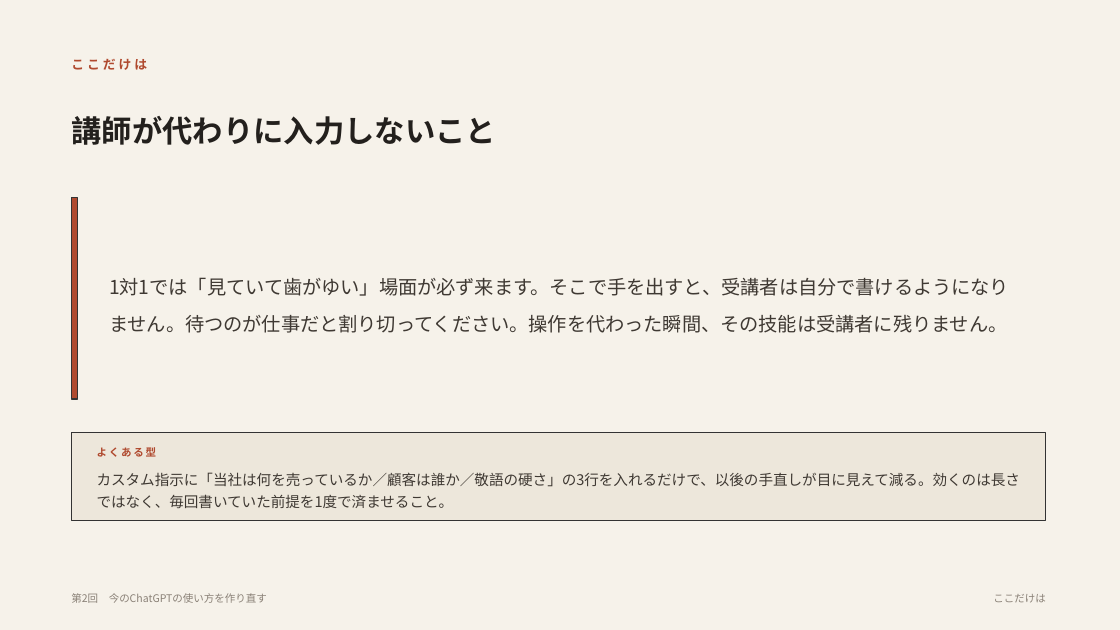
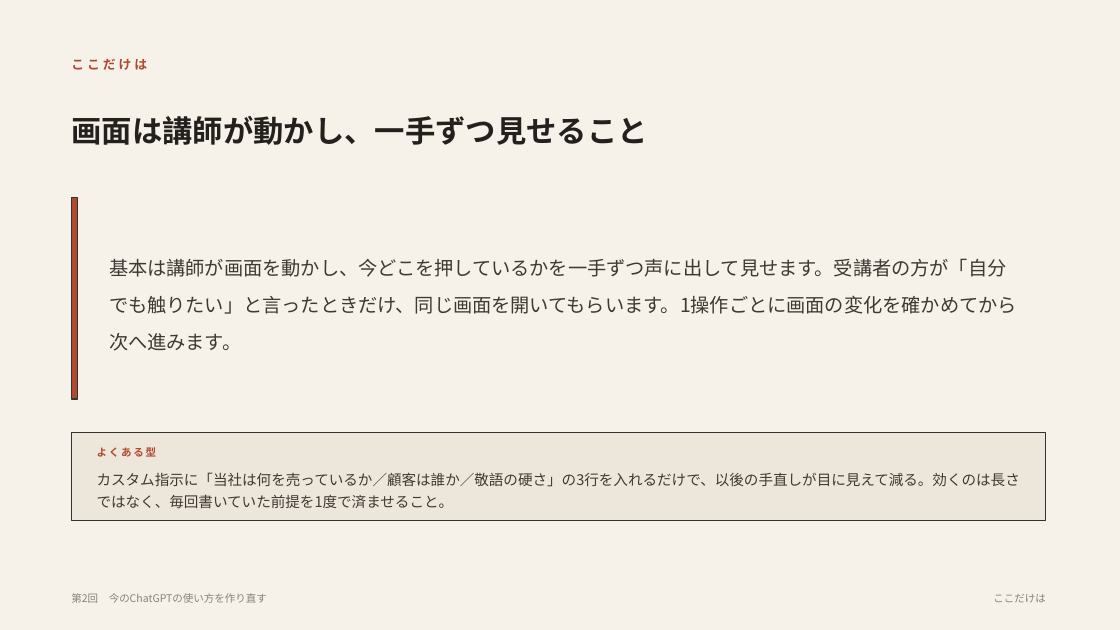
Before and after one commit to yusuke-aoki-bit/founders-ai-program, a slide deck: slide 13 of slides/pptx/第02回_今のChatGPTの使い方を作り直す.pptx. Drawn at 1120x630 pixels with LibreOffice and Linux fonts; fonts in the diff are those of the drawing. Boxes give left, top, right and bottom in pixels: in the first picture for what was removed or moved away, otherwise in the second. Text is boxed around its words. In the diff, an @@ line names an element or a change of style, - is before the commit and + after.

```diff
--- a/slides/pptx/第02回_今のChatGPTの使い方を作り直す.pptx
+++ b/slides/pptx/第02回_今のChatGPTの使い方を作り直す.pptx
@@ text at (x1=71, y1=116, x2=648, y2=145): text changed @@
-講師が代わりに入力しないこと
+画面は講師が動かし、一手ずつ見せること
@@ text at (x1=109, y1=258, x2=1017, y2=351): text changed @@
-1対1では「見ていて歯がゆい」場面が必ず来ます。そこで手を出すと、受講者は自分で書けるようになりません。待つのが仕事だと割り切ってください。操作を代わった瞬間、その技能は受講者に残りません。
+基本は講師が画面を動かし、今どこを押しているかを一手ずつ声に出して見せます。受講者の方が「自分でも触りたい」と言ったときだけ、同じ画面を開いてもらいます。1操作ごとに画面の変化を確かめてから次へ進みます。
```
Also in this commit, not shown: 9 other slides changed, 10 other files.
